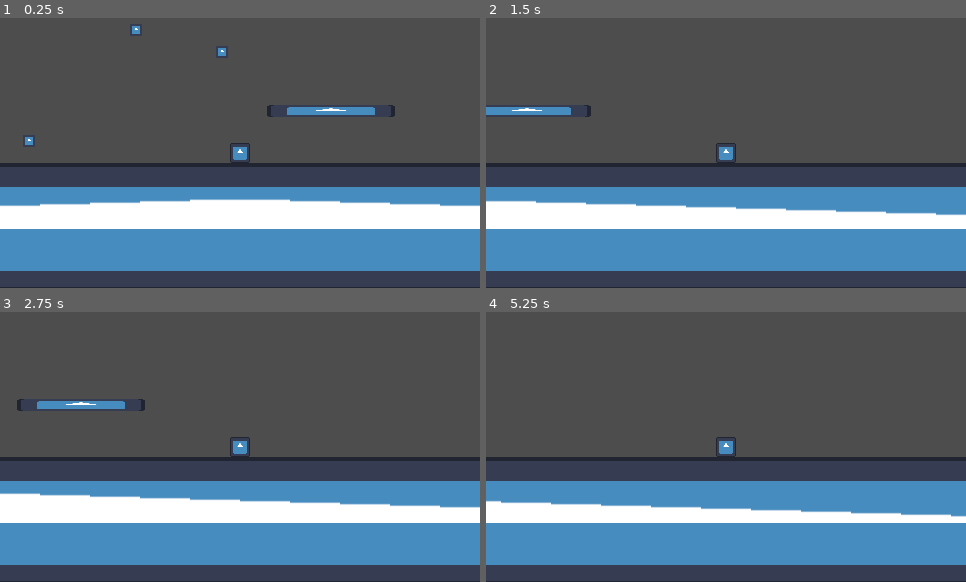
Above: before the commit, frames 1-4 (two rows, left to right).
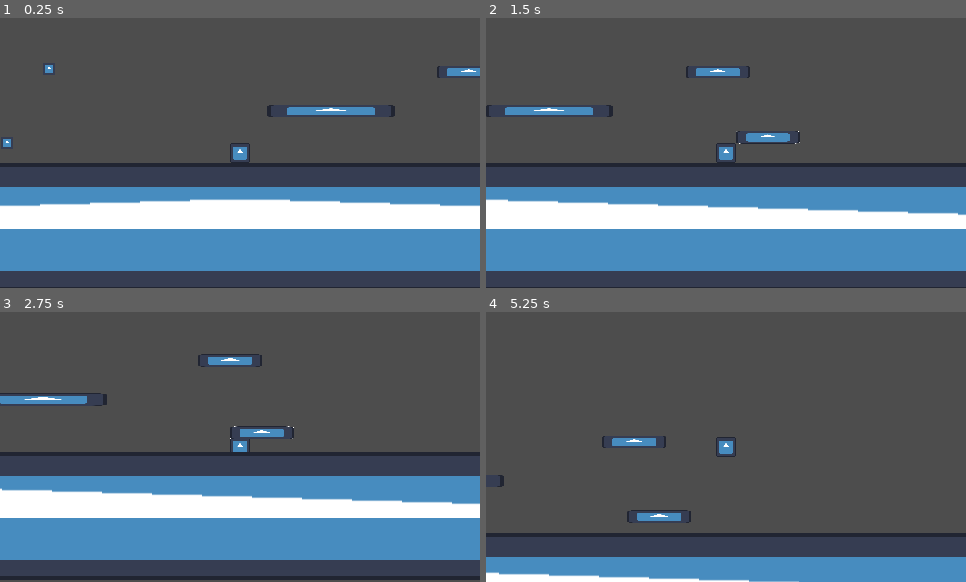
Above: after the commit, the same moments.

Repository: johnferrera29/mad_lab
Game: Godot game, scene res://scenes/main.tscn
Two runs of this game, one before a commit and one after it. Both use one fixed random seed, a clock stepped at 60 frames per second and the inputs below. The engine's default icon, where the game draws it, is replaced by a stand-in: a white triangle on a blue panel in a dark square.
Inputs (mouse positions are in pixels of both pictures, inside the frame that each line leads up to):
- Up to frame 1 (0.25 s): no input
- Up to frame 2 (1.5 s): move the mouse to (831, 139) at 0.52 s; hold D (move_right) from 0.53 s (still down); tap Shift (change_weapon_mode) at 0.6 s; tap Space (jump) at 0.77 s; move the mouse to (630, 166) at 1.27 s; click (630, 166) at 1.35 s
- Up to frame 3 (2.75 s): tap Space (jump) at 1.52 s; move the mouse to (288, 387) at 2.02 s; release D (move_right) at 2.03 s; hold A (move_left) from 2.03 s (still down); tap Shift (change_weapon_mode) at 2.1 s
- Up to frame 4 (5.25 s): move the mouse to (702, 501) at 2.77 s; release A (move_left) at 2.78 s; hold D (move_right) 2.78-4.28 s; click (702, 501) at 2.85 s; tap Space (jump) at 3.02, 3.77, 4.52 s; move the mouse to (870, 487) at 3.52 s; tap Shift (change_weapon_mode) at 3.6, 5.1 s; move the mouse to (582, 406) at 4.27 s; hold A (move_left) 4.28-5.03 s; click (582, 406) at 4.35 s; move the mouse to (750, 447) at 5.02 s; hold D (move_right) from 5.03 s (still down)

The runs differ from the first frame. In frame 1, 0.5% of the frame differs, in the area x 0-100%, y 2-48%; in frame 2, 1.5%; in frame 3, 14%; in frame 4, 36%, in the area x 0-100%, y 45-100%.

Commit message:
Add moving platforms to level 1 for testing

Diff:
--- a/scenes/world/levels/level_01.tscn
+++ b/scenes/world/levels/level_01.tscn
@@ -1,16 +1,85 @@
-[gd_scene load_steps=8 format=3 uid="uid://dcibb2if05vl0"]
+[gd_scene load_steps=15 format=3 uid="uid://dcibb2if05vl0"]
 
 [ext_resource type="PackedScene" uid="uid://dyjcg33e37son" path="res://scenes/characters/player/player.tscn" id="1_um13x"]
 [ext_resource type="Texture2D" uid="uid://bh35rl8ygja7m" path="res://icon.svg" id="2_7h55h"]
-[ext_resource type="PackedScene" uid="uid://vdlef4d1dnij" path="res://scenes/entities/grappling_hook/grappling_hook.tscn" id="2_ikyul"]
+[ext_resource type="PackedScene" uid="uid://83oqdey3q8oh" path="res://scenes/entities/freeze_ray/freeze_ray.tscn" id="2_rdgp7"]
 [ext_resource type="Script" path="res://shared_scripts/components/scalable_component.gd" id="4_iamdp"]
 [ext_resource type="Script" path="res://shared_scripts/components/anchor_component.gd" id="5_122m1"]
+[ext_resource type="Script" path="res://shared_scripts/components/freezable_component.gd" id="6_n0x3n"]
 
 [sub_resource type="RectangleShape2D" id="RectangleShape2D_kndp6"]
 size = Vector2(126, 125)
 
 [sub_resource type="GDScript" id="GDScript_hqynx"]
 script/source = "extends InteractableObject
+
+
+func _physics_process(delta: float) -> void:
+	pass
+"
+
+[sub_resource type="Animation" id="Animation_37oso"]
+length = 0.001
+tracks/0/type = "value"
+tracks/0/imported = false
+tracks/0/enabled = true
+tracks/0/path = NodePath("MovingPlatform:position")
+tracks/0/interp = 1
+tracks/0/loop_wrap = true
+tracks/0/keys = {
+"times": PackedFloat32Array(0),
+"transitions": PackedFloat32Array(1),
+"update": 0,
+"values": [Vector2(0, 0)]
+}
+
+[sub_resource type="Animation" id="Animation_v8pi0"]
+resource_name = "move_horizontal"
+length = 2.0
+loop_mode = 1
+tracks/0/type = "value"
+tracks/0/imported = false
+tracks/0/enabled = true
+tracks/0/path = NodePath("MovingPlatform:position")
+tracks/0/interp = 1
+tracks/0/loop_wrap = true
+tracks/0/keys = {
+"times": PackedFloat32Array(0, 1),
+"transitions": PackedFloat32Array(1, 1),
+"update": 0,
+"values": [Vector2(0, 0), Vector2(200, 0)]
+}
+
+[sub_resource type="Animation" id="Animation_k678g"]
+resource_name = "move"
+length = 2.0
+loop_mode = 1
+tracks/0/type = "value"
+tracks/0/imported = false
+tracks/0/enabled = true
+tracks/0/path = NodePath("MovingPlatform:position")
+tracks/0/interp = 1
+tracks/0/loop_wrap = true
+tracks/0/keys = {
+"times": PackedFloat32Array(0, 1),
+"transitions": PackedFloat32Array(1, 1),
+"update": 0,
+"values": [Vector2(0, 0), Vector2(0, 380)]
+}
+
+[sub_resource type="AnimationLibrary" id="AnimationLibrary_55ih1"]
+_data = {
+"RESET": SubResource("Animation_37oso"),
+"move_horizontal": SubResource("Animation_v8pi0"),
+"move_vertical": SubResource("Animation_k678g")
+}
+
+[sub_resource type="GDScript" id="GDScript_7y646"]
+script/source = "extends InteractableObject
+"
+
+[sub_resource type="GDScript" id="GDScript_gon0c"]
+script/source = "extends InteractableObject
 "
 
 [node name="Level01" type="Node2D"]
@@ -18,8 +87,7 @@
 [node name="Player" parent="." groups=["player"] instance=ExtResource("1_um13x")]
 position = Vector2(240, 181)
 
-[node name="GrapplingHook" parent="Player" node_paths=PackedStringArray("actor") instance=ExtResource("2_ikyul")]
-actor = NodePath("..")
+[node name="FreezeRay" parent="Player" instance=ExtResource("2_rdgp7")]
 
 [node name="TemporaryGround" type="StaticBody2D" parent="."]
 position = Vector2(240, 300)
@@ -56,7 +124,7 @@
 enlarge_factor = 2.0
 
 [node name="Anchor" type="StaticBody2D" parent="." node_paths=PackedStringArray("anchor_component")]
-position = Vector2(136, 103)
+position = Vector2(49, 142)
 scale = Vector2(0.1, 0.1)
 script = SubResource("GDScript_hqynx")
 anchor_component = NodePath("AnchorComponent")
@@ -76,7 +144,7 @@
 sprite = NodePath("../Sprite2D")
 
 [node name="Anchor2" type="StaticBody2D" parent="." node_paths=PackedStringArray("anchor_component")]
-position = Vector2(222, 125)
+position = Vector2(7.00002, 216)
 scale = Vector2(0.1, 0.1)
 script = SubResource("GDScript_hqynx")
 anchor_component = NodePath("AnchorComponent")
@@ -96,7 +164,7 @@
 sprite = NodePath("../Sprite2D")
 
 [node name="Anchor3" type="StaticBody2D" parent="." node_paths=PackedStringArray("anchor_component")]
-position = Vector2(29, 214)
+position = Vector2(-28, 142)
 scale = Vector2(0.1, 0.1)
 script = SubResource("GDScript_hqynx")
 anchor_component = NodePath("AnchorComponent")
@@ -114,3 +182,65 @@
 script = ExtResource("5_122m1")
 target = NodePath("..")
 sprite = NodePath("../Sprite2D")
+
+[node name="MovingPlatformContainer" type="Node2D" parent="."]
+position = Vector2(550, 190)
+scale = Vector2(0.5, 0.1)
+metadata/_edit_group_ = true
+
+[node name="AnimationPlayer" type="AnimationPlayer" parent="MovingPlatformContainer"]
+autoplay = "move_vertical"
+libraries = {
+"": SubResource("AnimationLibrary_55ih1")
+}
+
+[node name="MovingPlatform" type="AnimatableBody2D" parent="MovingPlatformContainer" node_paths=PackedStringArray("freezable_component")]
+script = SubResource("GDScript_7y646")
+freezable_component = NodePath("FreezableComponent")
+metadata/_edit_group_ = true
+
+[node name="Sprite2D" type="Sprite2D" parent="MovingPlatformContainer/MovingPlatform"]
+texture = ExtResource("2_7h55h")
+region_rect = Rect2(-4, -4, 128, 128)
+
+[node name="CollisionShape2D" type="CollisionShape2D" parent="MovingPlatformContainer/MovingPlatform"]
+position = Vector2(0, -1.5)
+shape = SubResource("RectangleShape2D_kndp6")
+
+[node name="FreezableComponent" type="Node" parent="MovingPlatformContainer/MovingPlatform" node_paths=PackedStringArray("target", "sprite", "animator")]
+script = ExtResource("6_n0x3n")
+target = NodePath("..")
+sprite = NodePath("../Sprite2D")
+animator = NodePath("../../AnimationPlayer")
+freeze_time = 5.0
+
+[node name="MovingPlatformContainer2" type="Node2D" parent="."]
+position = Vector2(447, 145)
+scale = Vector2(0.5, 0.1)
+metadata/_edit_group_ = true
+
+[node name="AnimationPlayer" type="AnimationPlayer" parent="MovingPlatformContainer2"]
+autoplay = "move_horizontal"
+libraries = {
+"": SubResource("AnimationLibrary_55ih1")
+}
+
+[node name="MovingPlatform" type="AnimatableBody2D" parent="MovingPlatformContainer2" node_paths=PackedStringArray("freezable_component")]
+script = SubResource("GDScript_gon0c")
+freezable_component = NodePath("FreezableComponent")
+metadata/_edit_group_ = true
+
+[node name="Sprite2D" type="Sprite2D" parent="MovingPlatformContainer2/MovingPlatform"]
+texture = ExtResource("2_7h55h")
+region_rect = Rect2(-4, -4, 128, 128)
+
+[node name="CollisionShape2D" type="CollisionShape2D" parent="MovingPlatformContainer2/MovingPlatform"]
+position = Vector2(0, -1.5)
+shape = SubResource("RectangleShape2D_kndp6")
+
+[node name="FreezableComponent" type="Node" parent="MovingPlatformContainer2/MovingPlatform" node_paths=PackedStringArray("target", "sprite", "animator")]
+script = ExtResource("6_n0x3n")
+target = NodePath("..")
+sprite = NodePath("../Sprite2D")
+animator = NodePath("../../AnimationPlayer")
+freeze_time = 5.0
